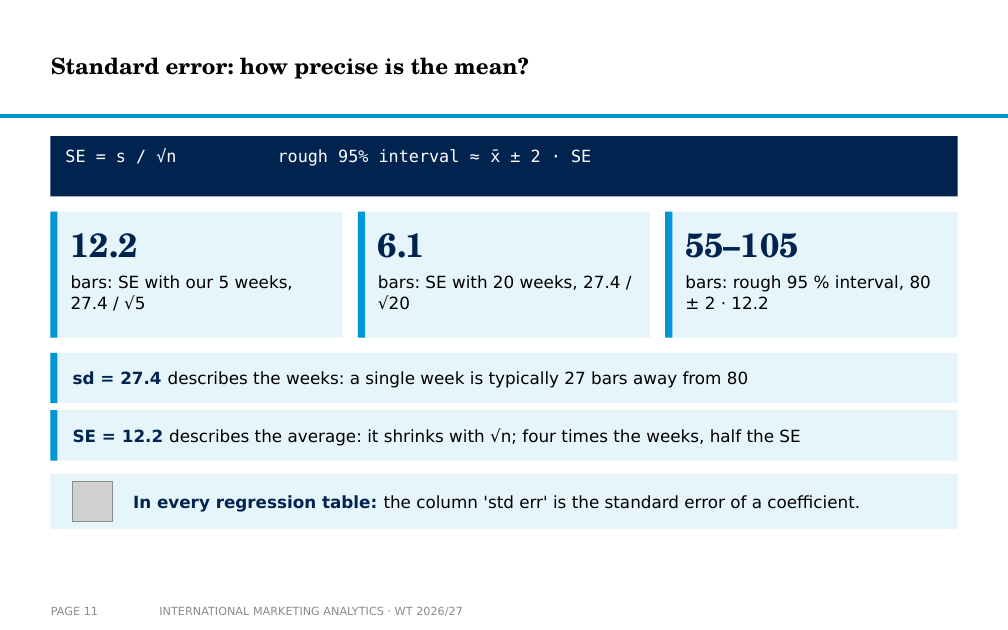
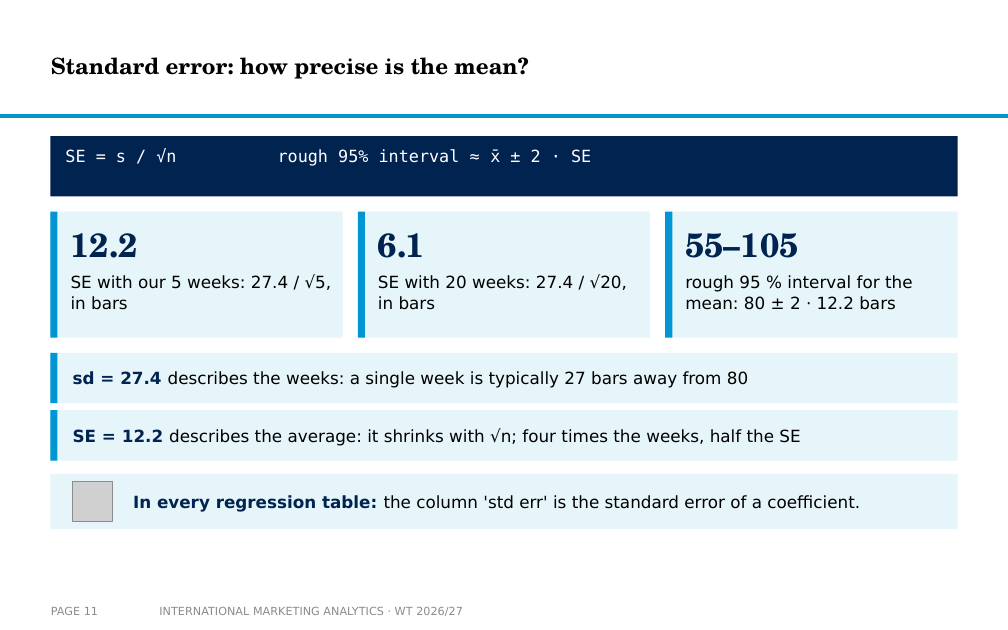
Before and after one commit to arnefloh-wu/international-marketing-analytics-teaching, a slide deck: slide 11 of slides/01b_statistics-and-regression_WT26-27.pptx. Drawn at 1008x630 pixels with LibreOffice and Linux fonts; fonts in the diff are those of the drawing; grey boxes stand for pictures; background and template pictures are left out. Boxes give left, top, right and bottom in pixels: in the first picture for what was removed or moved away, otherwise in the second. Text is boxed around its words. In the diff, an @@ line names an element or a change of style, - is before the commit and + after.

```diff
--- a/slides/01b_statistics-and-regression_WT26-27.pptx
+++ b/slides/01b_statistics-and-regression_WT26-27.pptx
@@ text at box(71, 275, 332, 310): text changed @@
-bars: SE with our 5 weeks, 27.4 / √5
+SE with our 5 weeks: 27.4 / √5, in bars
@@ text at box(378, 275, 627, 310): text changed @@
-bars: SE with 20 weeks, 27.4 / √20
+SE with 20 weeks: 27.4 / √20, in bars
@@ text at box(685, 275, 913, 310): text changed @@
-bars: rough 95 % interval, 80 ± 2 · 12.2
+rough 95 % interval for the mean: 80 ± 2 · 12.2 bars
```
Also in this commit, not shown: 4 other slides changed, 3 other files.
